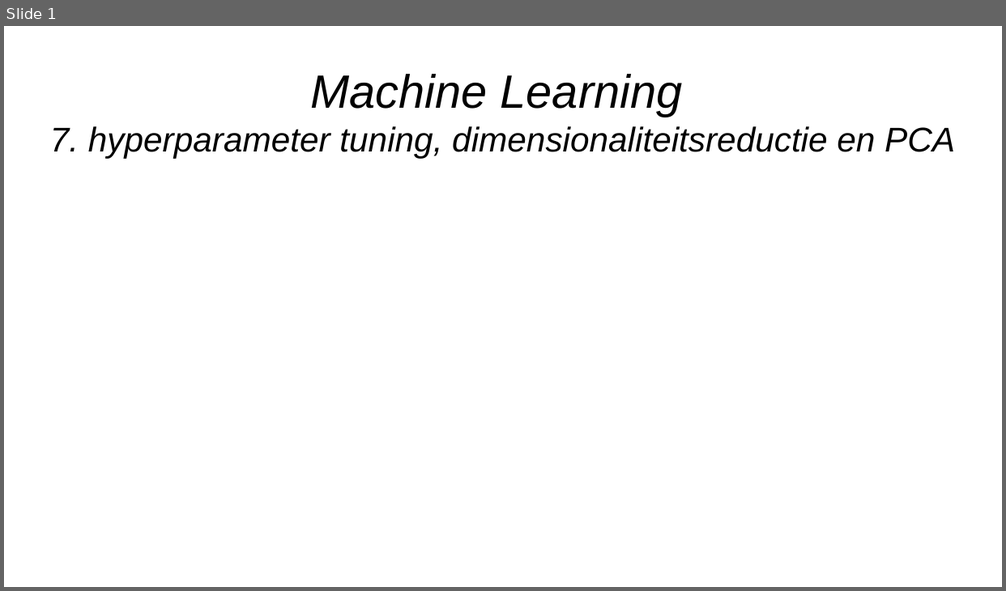
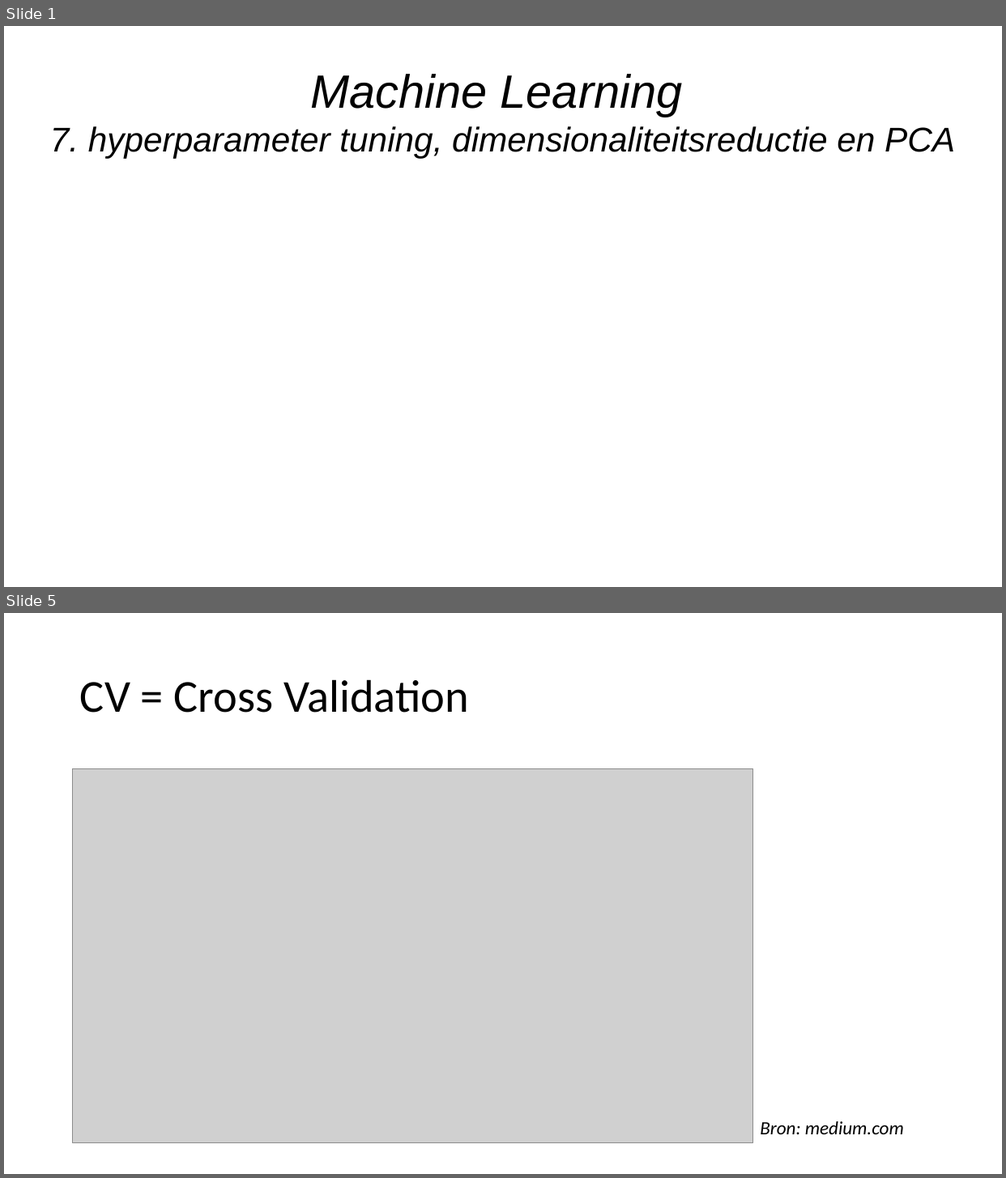
Before and after one commit to hanze-hbo-ict/Machine-Learning, a slide deck: Keynote/7.hyperparam-tuning.pptx. Shown one above the other, each under a label of ours: slide 1 before the commit, slides 1 and 5 after it; the slides between them are not shown. The pictures are 1006x591 and 1006x1178 pixels, drawn with LibreOffice and Linux fonts; fonts in the diff are those of the drawing; grey boxes stand for pictures; background and template pictures are left out. Boxes give left, top, right and bottom in pixels: in the first picture for what was removed or moved away, otherwise in the second. Text is boxed around its words. In the diff, an @@ line names an element or a change of style, - is before the commit and + after.

```diff
--- a/Keynote/7.hyperparam-tuning.pptx
+++ b/Keynote/7.hyperparam-tuning.pptx
@@ slide 5 added at [4, 613, 1002, 1174], background #FFFFFF @@
@@ title added at [80, 679, 469, 713], 44 pt, text #000000 @@
+CV = Cross Validation
@@ picture added at [73, 769, 753, 1144] @@
@@ text added at [760, 1122, 904, 1135], 18 pt, text #000000, italic @@
+Bron: medium.com
```
Also in this commit, not shown: 5 slides changed, 16 other slides added, 4 slides removed, 6 other files.
